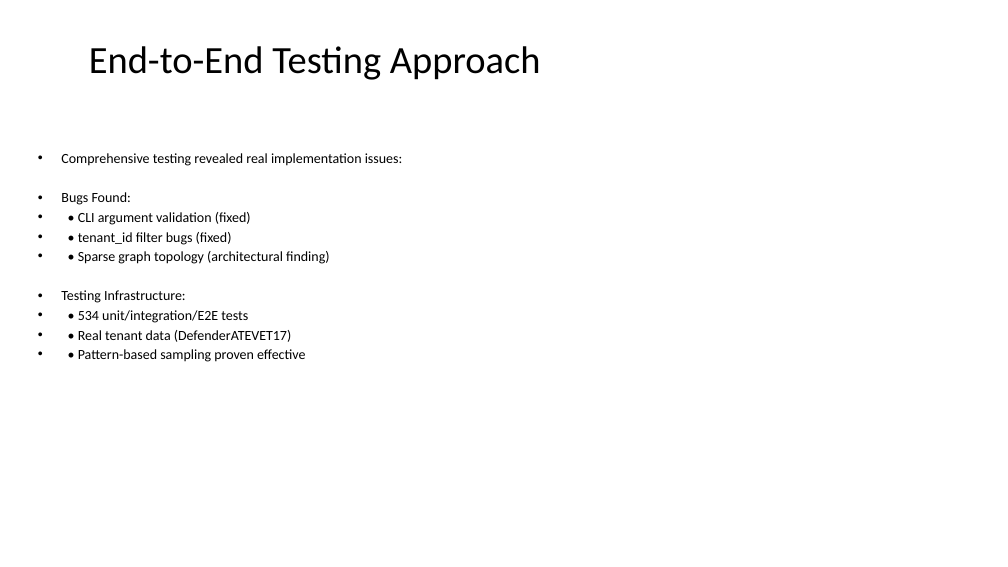
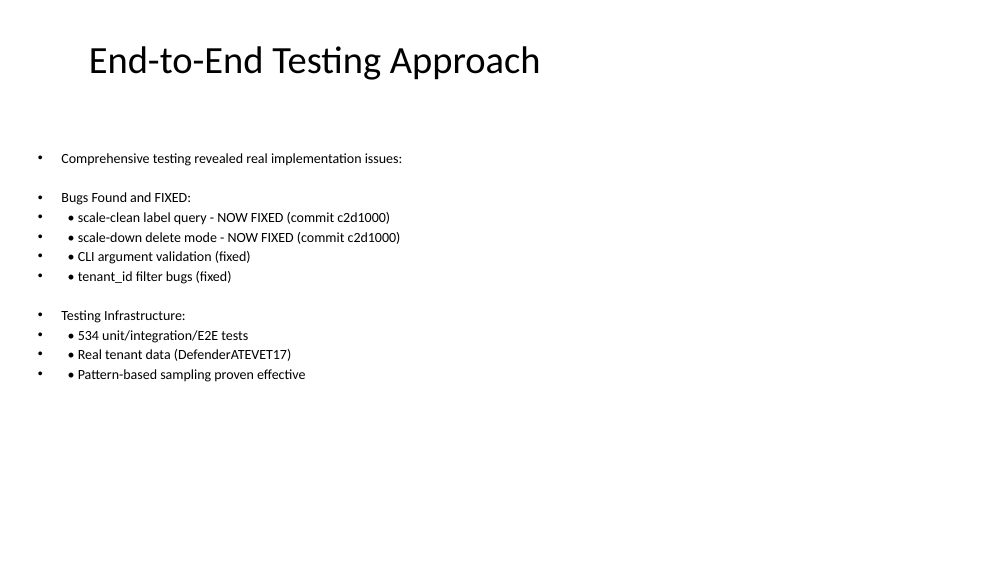
Before and after one commit to rysweet/azure-tenant-grapher, a slide deck: slide 18 of Scale_Operations_Implementation.pptx. Drawn at 1008x567 pixels with LibreOffice and Linux fonts; fonts in the diff are those of the drawing. Boxes give left, top, right and bottom in pixels: in the first picture for what was removed or moved away, otherwise in the second. Text is boxed around its words. In the diff, an @@ line names an element or a change of style, - is before the commit and + after.

```diff
--- a/Scale_Operations_Implementation.pptx
+++ b/Scale_Operations_Implementation.pptx
@@ text at [61, 192, 401, 244]: text changed @@
-• Bugs Found:
+• Bugs Found and FIXED:
+• • scale-clean label query - NOW FIXED (commit c2d1000)
+• • scale-down delete mode - NOW FIXED (commit c2d1000)
@@ text at [78, 251, 329, 264]: paragraph removed @@
-• • Sparse graph topology (architectural finding)
```
